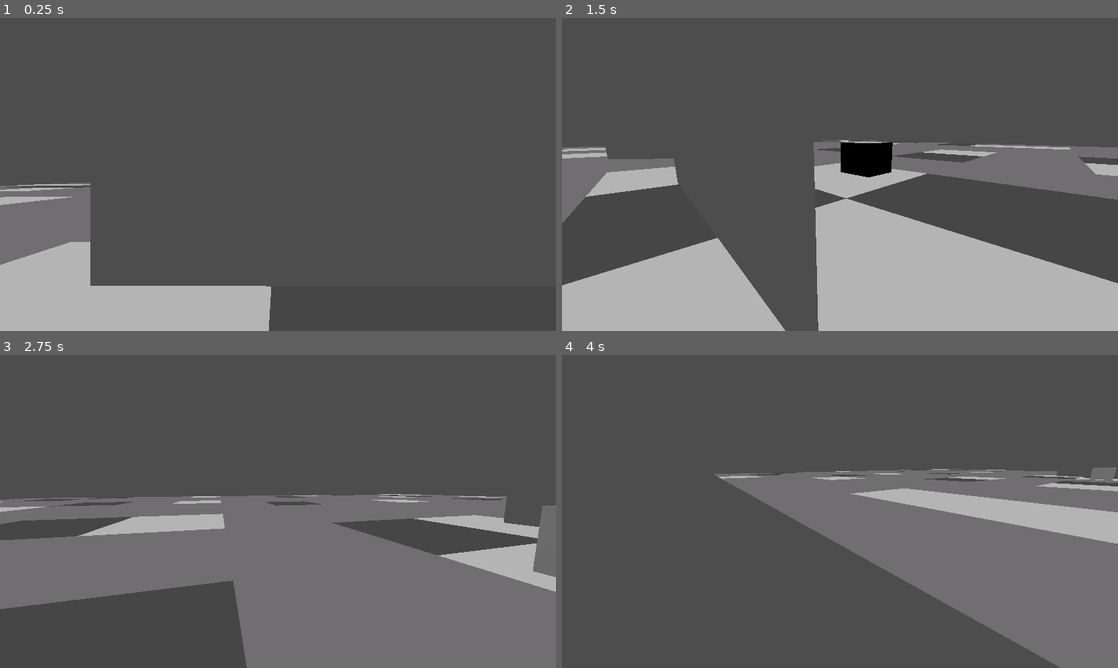
Above: before the commit, frames 1-4 (two rows, left to right).
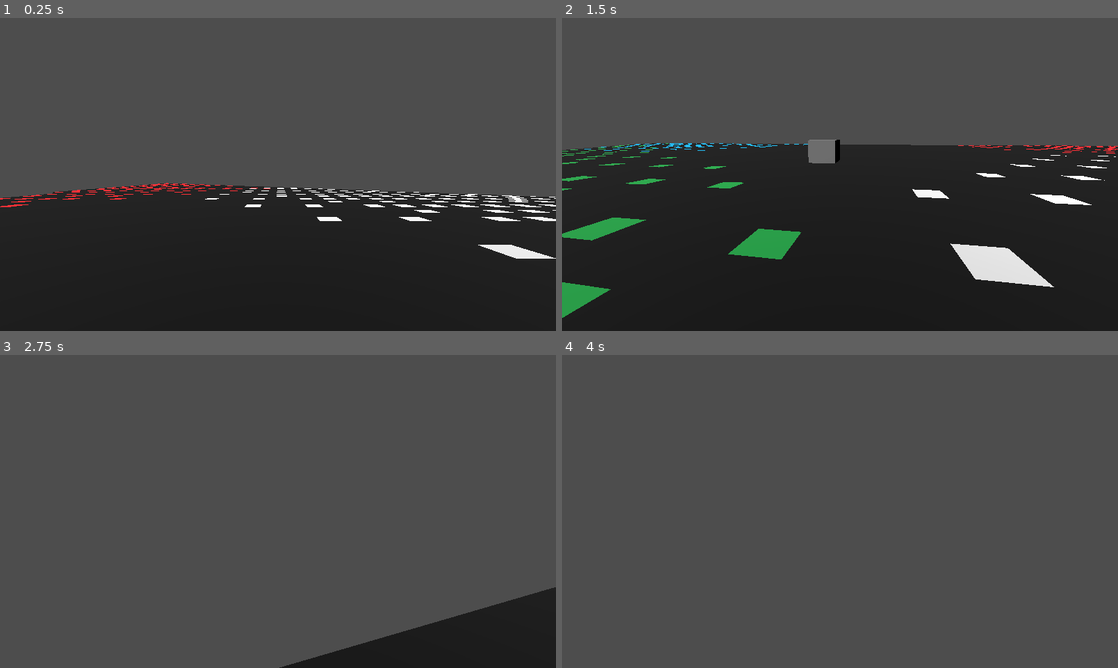
Above: after the commit, the same moments.

Repository: DnumdeYevoc/PooPee-Portal
Game: Godot game, scene res://Game.tscn
The game is run twice, just before and just after one commit, with the same random seed, the same clock (stepped at 60 frames per second) and the same inputs.
Inputs (mouse positions are in pixels of both pictures, inside the frame that each line leads up to):
- Up to frame 1 (0.25 s): no input
- Up to frame 2 (1.5 s): tap Enter at 0.5 s; move the mouse to (962, 158) at 0.52 s; hold D (Right) 0.53-1.28 s; click (962, 158) at 0.67 s; move the mouse to (812, 174) at 1.27 s; hold W (Forward) from 1.28 s (still down)
- Up to frame 3 (2.75 s): keep holding W (Forward); move the mouse to (289, 505) at 2.02 s
- Up to frame 4 (4 s): keep holding W (Forward); move the mouse to (834, 517) at 2.77 s; move the mouse to (878, 514) at 3.52 s

The runs differ from the first frame. In frame 1, 45% of the frame differs, in the area x 0-100%, y 52-100%; in frame 2, 60%, in the area x 0-100%, y 38-100%; in frame 3, 40%; in frame 4, 26%.

Commit message:
working portals

Diff:
--- a/finalproject/Game.tscn
+++ b/finalproject/Game.tscn
@@ -1,11 +1,10 @@
 [gd_scene load_steps=6 format=3 uid="uid://b2o0ukc75ooyi"]
 
-[ext_resource type="Texture2D" uid="uid://cajewnjqs2dym" path="res://Ground.png" id="1_3ycum"]
+[ext_resource type="Texture2D" uid="uid://hgcypqiupopj" path="res://Ground.png" id="1_3ycum"]
 [ext_resource type="PackedScene" uid="uid://baotyfgwkgnur" path="res://Player.tscn" id="1_283go"]
 [ext_resource type="PackedScene" uid="uid://cgmqc2vbcbdw6" path="res://Portal.tscn" id="2_on2hb"]
 
-[sub_resource type="StandardMaterial3D" id="StandardMaterial3D_mqrxc"]
-shading_mode = 0
+[sub_resource type="StandardMaterial3D" id="StandardMaterial3D_bo6ff"]
 albedo_texture = ExtResource("1_3ycum")
 texture_filter = 0
 
@@ -16,7 +15,7 @@
 
 [node name="ground" type="MeshInstance3D" parent="."]
 transform = Transform3D(1, 0, 0, 0, 1.19249e-08, 1, 0, -1, 1.19249e-08, 0.011887, 0.0221305, -0.0617803)
-material_override = SubResource("StandardMaterial3D_mqrxc")
+material_override = SubResource("StandardMaterial3D_bo6ff")
 mesh = SubResource("QuadMesh_fqsdw")
 
 [node name="Player" parent="." instance=ExtResource("1_283go")]
@@ -26,14 +25,34 @@
 transform = Transform3D(0.707107, 0.5, -0.5, 0, 0.707107, 0.707107, 0.707107, -0.5, 0.5, 200, 200, 200)
 
 [node name="Portal" parent="." node_paths=PackedStringArray("other_portal") instance=ExtResource("2_on2hb")]
-transform = Transform3D(-0.004311, 0, -0.999991, 0, 1, 0, 0.999991, 0, -0.004311, 1.88948, 1.13351, 0.748731)
+transform = Transform3D(0.5, 0, 0.866026, 0, 1, 0, -0.866026, 0, 0.5, 4.44891, 1.13351, 21.3005)
 other_portal = NodePath("../Portal2")
-size = Vector2(5, 5)
+size = Vector2(100, 100)
+
+[node name="Portal6" parent="." node_paths=PackedStringArray("other_portal") instance=ExtResource("2_on2hb")]
+transform = Transform3D(-1, 0, -8.74228e-08, 0, 1, 0, 8.74228e-08, 0, -1, -13.9178, 1.13351, -12.2392)
+other_portal = NodePath("../Portal5")
+size = Vector2(50, 50)
+
+[node name="Portal5" parent="." node_paths=PackedStringArray("other_portal") instance=ExtResource("2_on2hb")]
+transform = Transform3D(1, 0, 0, 0, 1, 0, 0, 0, 1, 4.44891, 1.13351, -13.3049)
+other_portal = NodePath("../Portal6")
+size = Vector2(50, 50)
+
+[node name="Portal3" parent="." node_paths=PackedStringArray("other_portal") instance=ExtResource("2_on2hb")]
+transform = Transform3D(-0.5, 0, -0.866026, 0, 1, 0, 0.866026, 0, -0.5, 11.4517, 1.13351, 9.06999)
+other_portal = NodePath("../Portal4")
+size = Vector2(50, 50)
+
+[node name="Portal4" parent="." node_paths=PackedStringArray("other_portal") instance=ExtResource("2_on2hb")]
+transform = Transform3D(-0.5, 0, 0.866026, 0, 1, 0, -0.866026, 0, -0.5, -19.3379, 1.13351, 3.56687)
+other_portal = NodePath("../Portal3")
+size = Vector2(100, 100)
 
 [node name="Portal2" parent="." node_paths=PackedStringArray("other_portal") instance=ExtResource("2_on2hb")]
-transform = Transform3D(0.798068, 0, -0.602567, 0, 1, 0, 0.602567, 0, 0.798068, 1.45809, 1.12885, 9.09638)
+transform = Transform3D(0.5, 0, -0.866025, 0, 1, 0, 0.866025, 0, 0.5, -10.5082, 1.12885, 15.9073)
 other_portal = NodePath("../Portal")
-size = Vector2(5, 5)
+size = Vector2(100, 100)
 
 [node name="CSGBox3D" type="CSGBox3D" parent="."]
 transform = Transform3D(1, 0, 0, 0, 1, 0, 0, 0, 1, -2.07686, 0.347741, 1.22309)
--- a/finalproject/Player.gd
+++ b/finalproject/Player.gd
@@ -6,7 +6,7 @@
 
 @onready var neck = $Neck
 @onready var cam = $Neck/Camera3D2
-
+var offset :float= 0
 
 func _unhandled_input(event: InputEvent) -> void:
 	if event is InputEventMouseButton:
@@ -20,7 +20,8 @@
 			cam.rotation.x = clamp(cam.rotation.x, deg_to_rad(-60), deg_to_rad(60))
 
 func _physics_process(delta: float) -> void:
-	var dir : Vector3 = (neck.transform.basis * Vector3(  Input.get_action_strength("Right")-Input.get_action_strength("Left") , 0,Input.get_action_strength("Backward")-Input.get_action_strength("Forward"))).normalized()
+	var looking = neck.transform.basis.rotated(Vector3.UP,offset)
+	var dir : Vector3 = ( looking * Vector3(  Input.get_action_strength("Right")-Input.get_action_strength("Left") , 0,Input.get_action_strength("Backward")-Input.get_action_strength("Forward"))).normalized()
 
 	velocity = Vector3(dir*speed*delta)
 	move_and_slide()
--- a/finalproject/Player.tscn
+++ b/finalproject/Player.tscn
@@ -14,7 +14,3 @@
 transform = Transform3D(1.19249e-08, 0, -1, 0, 1, 0, 1, 0, 1.19249e-08, 0, 0, 0)
 
 [node name="Camera3D2" type="Camera3D" parent="Neck"]
-
-[node name="CSGBox3D" type="CSGBox3D" parent="."]
-transform = Transform3D(1, 0, 0, 0, 1, 0, 0, 0, 1, 0.0896299, 0.0612428, 0.0440895)
-size = Vector3(0.443634, 1.73907, 0.530212)
--- a/finalproject/Portal.gd
+++ b/finalproject/Portal.gd
@@ -64,10 +64,13 @@
 		self.portal_area_z_margin * 2)
 
 func teleport(body: PhysicsBody3D):
+	body.offset +=   other_portal.rotation.y -self.rotation.y
 	var rel_this_portal = self.global_transform.affine_inverse() * body.global_transform
 	var move = other_portal.global_transform * rel_this_portal
 	body.global_transform = move
-	body.neck.rotation.y = -other_portal.rotation.y#fix to make camera rotate with portal
+
+	 #fix to make camera rotate with portal
+
 
 	other_portal.do_updates()
 	other_portal.do_teleport = false
Binary file changed: finalproject/Ground.png
Not shown, changed: finalproject/Ground.png.import
